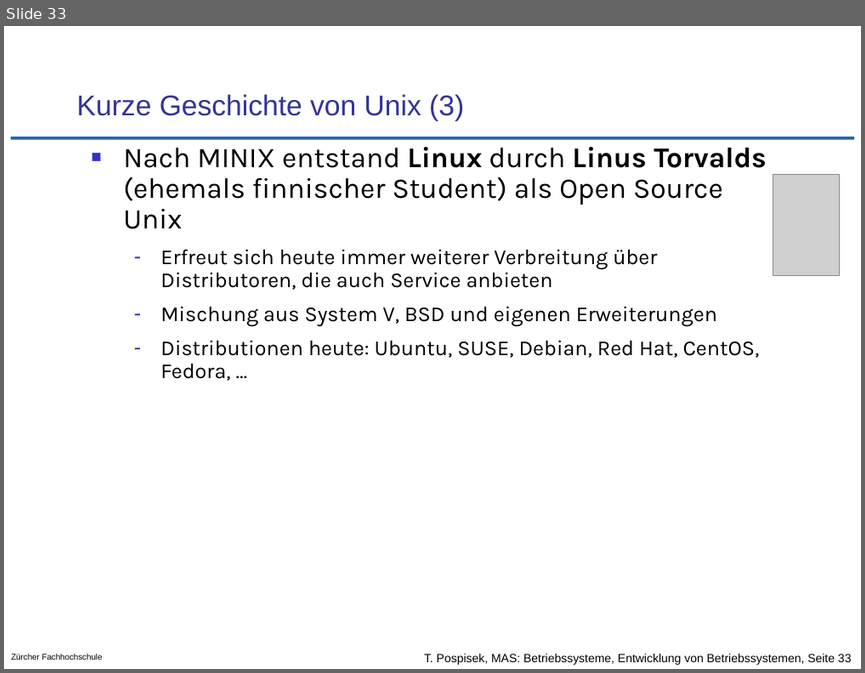
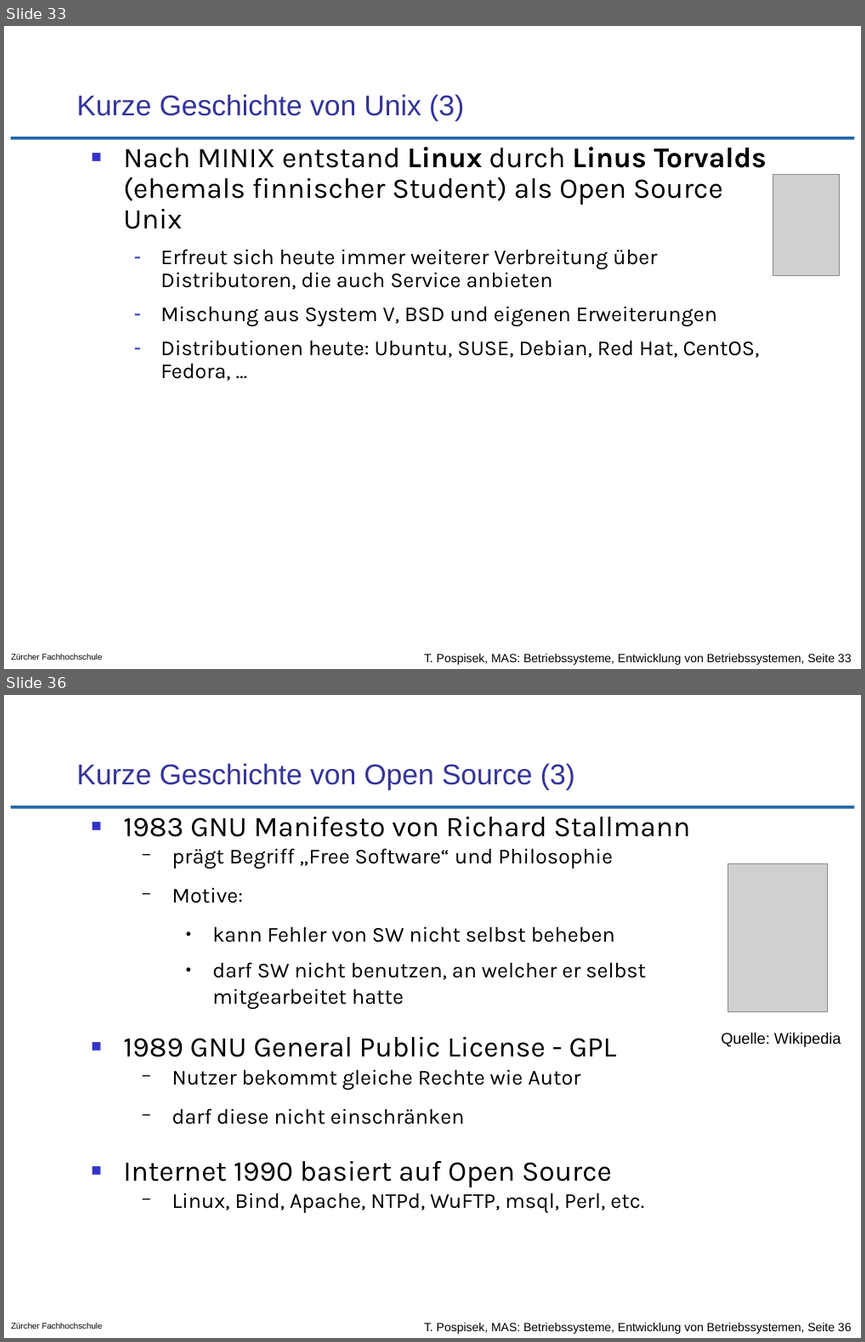
Before and after one commit to tpo/betriebssysteme, a slide deck: 01-2_Entwicklung_von_Betriebssystemen.odp. Shown one above the other, each under a label of ours: slide 33 before the commit, slides 33 and 36 after it; the slides between them are not shown. The pictures are 865x673 and 865x1342 pixels, drawn with LibreOffice and Linux fonts; fonts in the diff are those of the drawing; grey boxes stand for pictures; background and template pictures are left out. Boxes give left, top, right and bottom in pixels: in the first picture for what was removed or moved away, otherwise in the second. Text is boxed around its words. In the diff, an @@ line names an element or a change of style, - is before the commit and + after.

Commit message:
Geschichte von Open Source

```diff
--- a/01-2_Entwicklung_von_Betriebssystemen.odp
+++ b/01-2_Entwicklung_von_Betriebssystemen.odp
@@ slide 36 added at [4, 695, 861, 1338], background #FFFFFF; not listed: 3 template elements that a slide beside it also shows @@
@@ title added at [77, 763, 575, 790], 24 pt, text #333399 @@
+Kurze Geschichte von Open Source (3)
@@ text added at [123, 817, 691, 1213], 18 pt, text #000000 @@
+■ 1983 GNU Manifesto von Richard Stallmann
+  − prägt Begriff „Free Software“ und Philosophie
+  − Motive:
+    ● kann Fehler von SW nicht selbst beheben
+    ● darf SW nicht benutzen, an welcher er selbst mitgearbeitet hatte
+■ 1989 GNU General Public License - GPL
+  − Nutzer bekommt gleiche Rechte wie Autor
+  − darf diese nicht einschränken
+■ Internet 1990 basiert auf Open Source
+  − Linux, Bind, Apache, NTPd, WuFTP, msql, Perl, etc.
@@ picture added at [728, 864, 827, 1012] @@
@@ text added at [721, 1032, 841, 1047], 13 pt, text #000000 @@
+Quelle: Wikipedia
```
Also in this commit, not shown: 3 other slides added, 1 other file.
